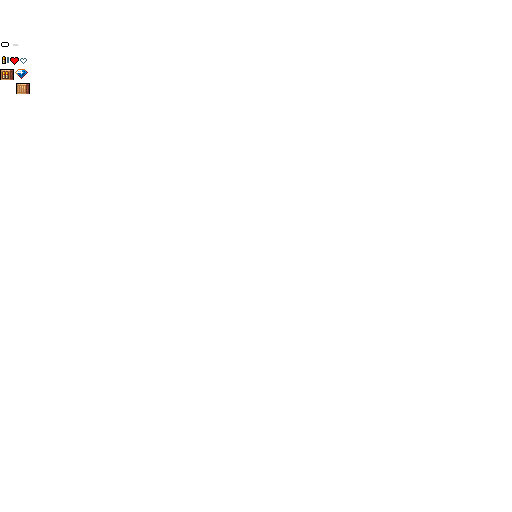
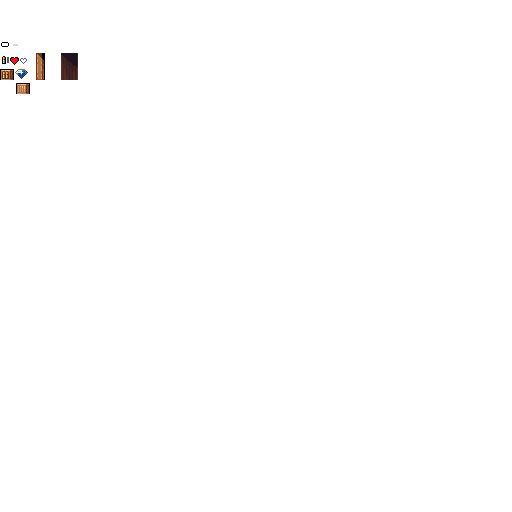
The second w=512, h=512 image is a revision of the first. Changes to its layers:
painted on "tiles" over [36, 53, 78, 80]
